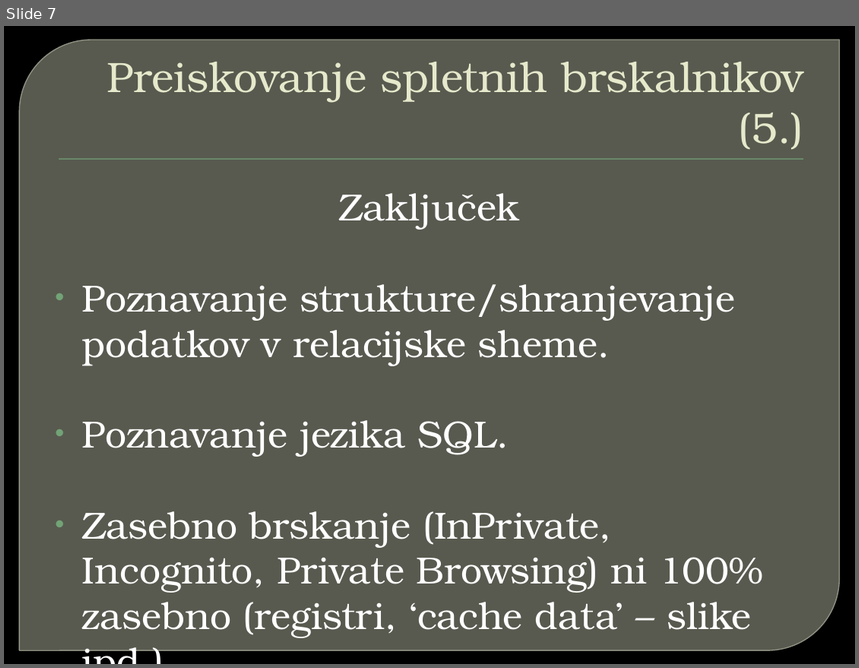
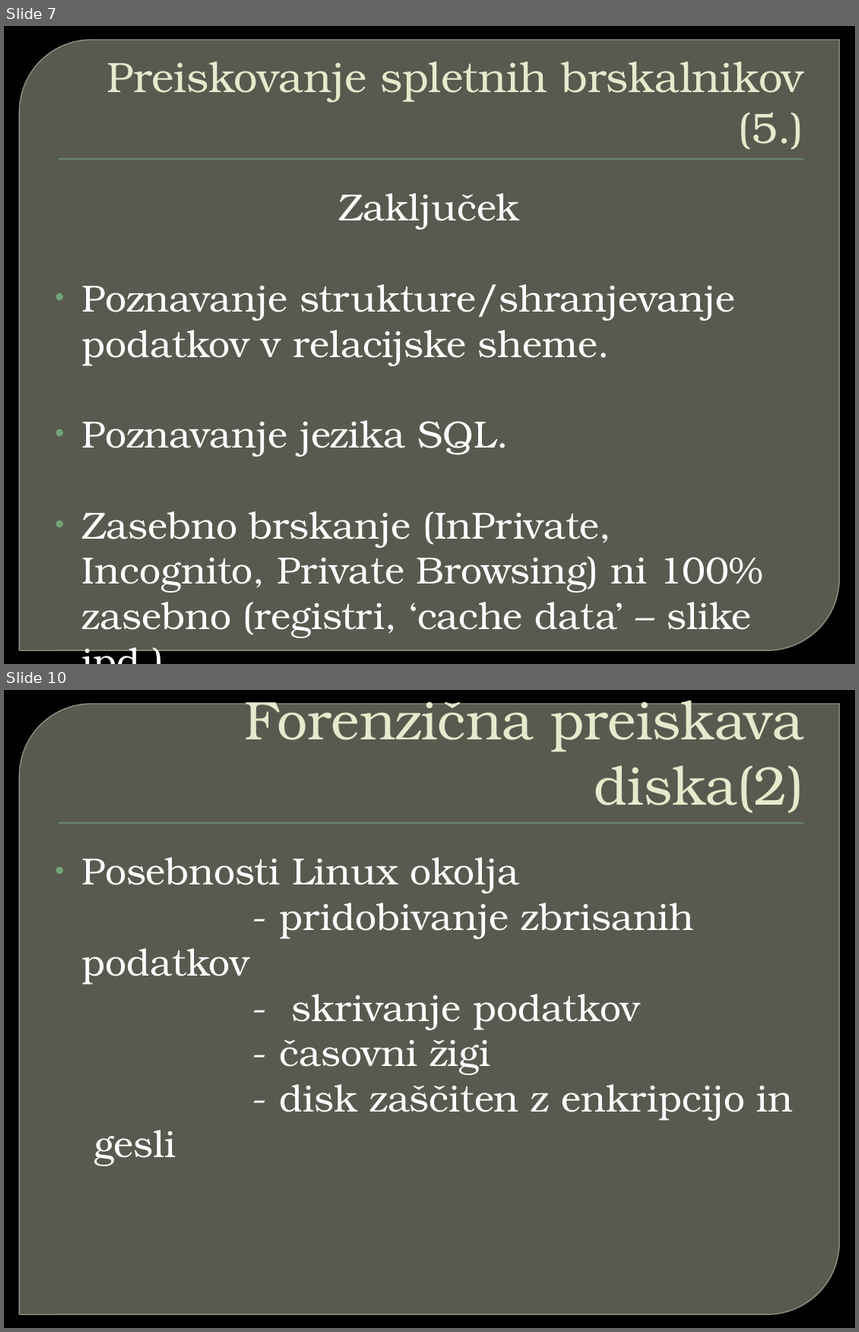
Before and after one commit to primus11/Digital-forensics, a slide deck: Forenzicna_analiza_OS_Linux.pptx. Shown one above the other, each under a label of ours: slide 7 before the commit, slides 7 and 10 after it; the slides between them are not shown. The pictures are 859x668 and 859x1332 pixels, drawn with LibreOffice and Linux fonts; fonts in the diff are those of the drawing; background and template pictures are left out. Boxes give left, top, right and bottom in pixels: in the first picture for what was removed or moved away, otherwise in the second. Text is boxed around its words. In the diff, an @@ line names an element or a change of style, - is before the commit and + after.

```diff
--- a/Forenzicna_analiza_OS_Linux.pptx
+++ b/Forenzicna_analiza_OS_Linux.pptx
@@ slide 10 added at [4,690,855,1328], background picture (left out); not listed: 2 template elements that a slide beside it also shows @@
@@ title added at [245,690,804,813], 46 pt, text #E7EACB @@
+Forenzična preiskava diska(2)
@@ text added at [82,857,794,1121], 32 pt, text #FFFFFF @@
+• Posebnosti Linux okolja
+- pridobivanje zbrisanih podatkov
+- skrivanje podatkov
+- časovni žigi
+- disk zaščiten z enkripcijo in gesli
```
Also in this commit, not shown: 8 other slides added.
